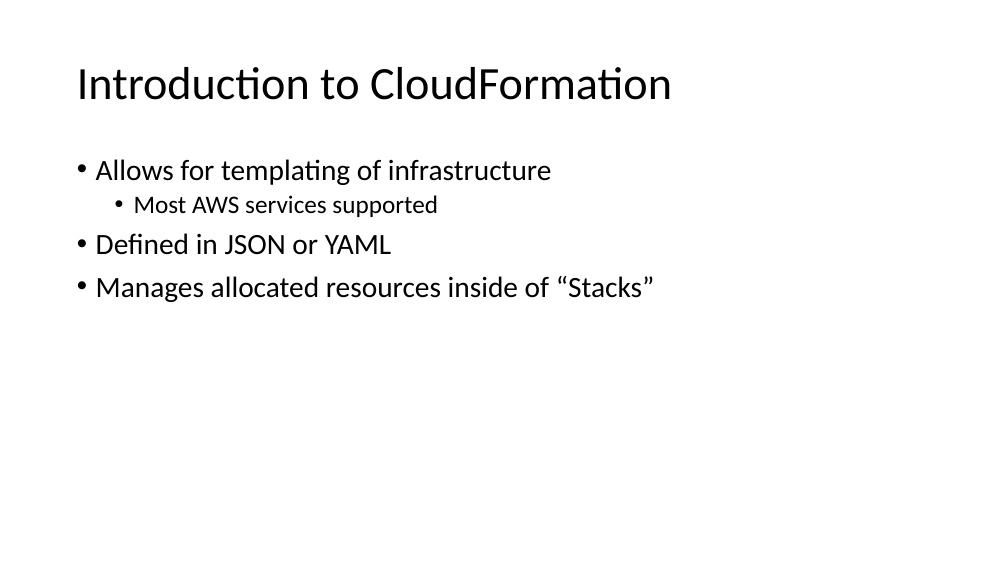
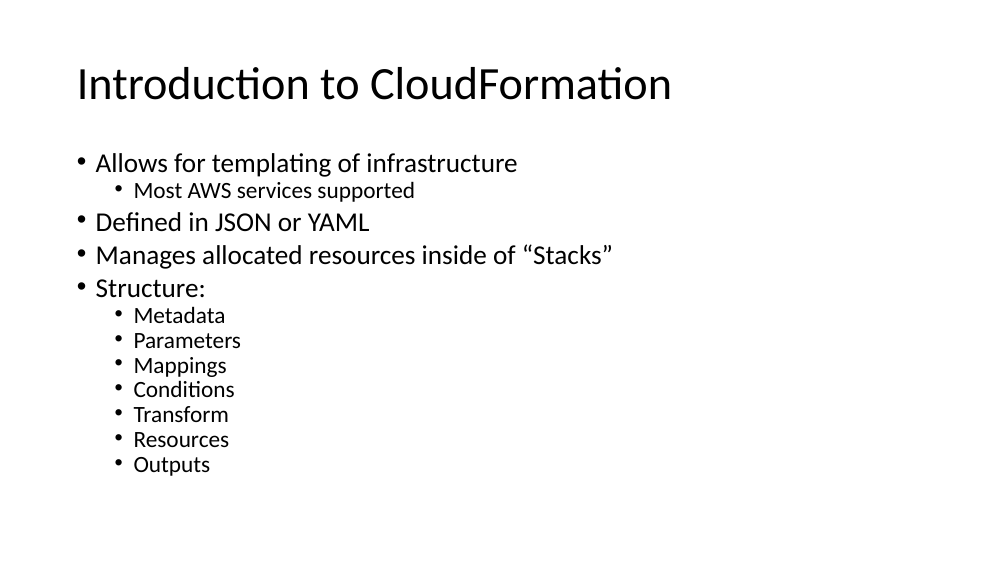
Before and after one commit to jbaacke/CloudFormationAndCARRDSDemo, a slide deck: slide 6 of VSTS and CloudFormation.pptm. Drawn at 1008x567 pixels with LibreOffice and Linux fonts; fonts in the diff are those of the drawing. Boxes give left, top, right and bottom in pixels: in the first picture for what was removed or moved away, otherwise in the second. Text is boxed around its words. In the diff, an @@ line names an element or a change of style, - is before the commit and + after.

```diff
--- a/VSTS and CloudFormation.pptm
+++ b/VSTS and CloudFormation.pptm
@@ text at bbox=[96, 153, 613, 269]: size 28 to 25.9 pt in "Allows for templating of infrastructure", "Defined in JSON or YAML", "Manages allocated resources inside of “Stacks”"; size 24 to 22.2 pt in "Most AWS services supported"; line spacing 0.9 to 0.7 @@
@@ text at bbox=[96, 279, 242, 476]: paragraphs added @@
+• Structure:
+  • Metadata
+  • Parameters
+  • Mappings
+  • Conditions
+  • Transform
+  • Resources
+  • Outputs
```
Also in this commit, not shown: 7 other slides changed, 6 slides added.
